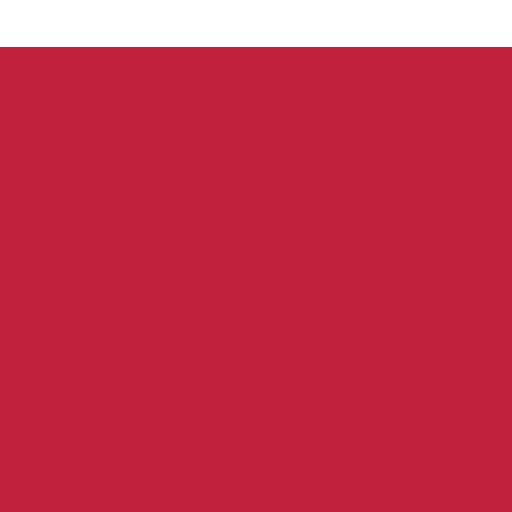
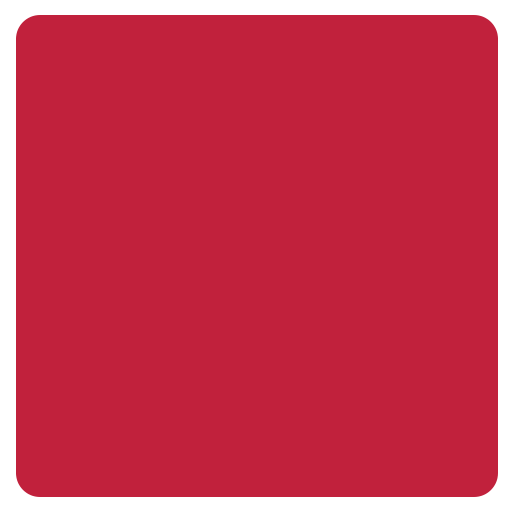
Revision of a layered 512×512 image; what changed, layer by layer:
hid "Rectangle 1" (2nd of 2) over [0, 47, 512, 512]
showed "Rounded Rectangle 1", painted on it over [0, 15, 512, 512]
